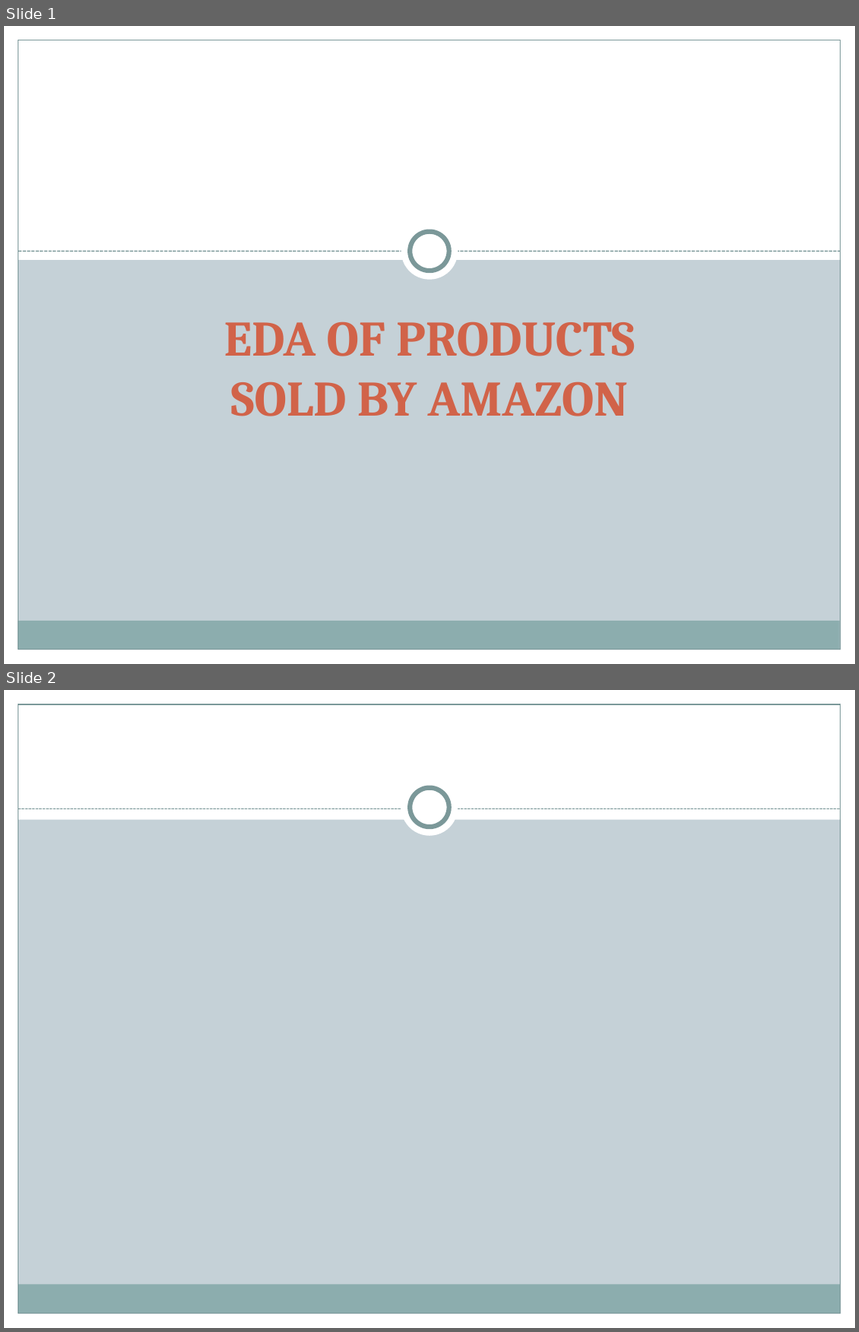
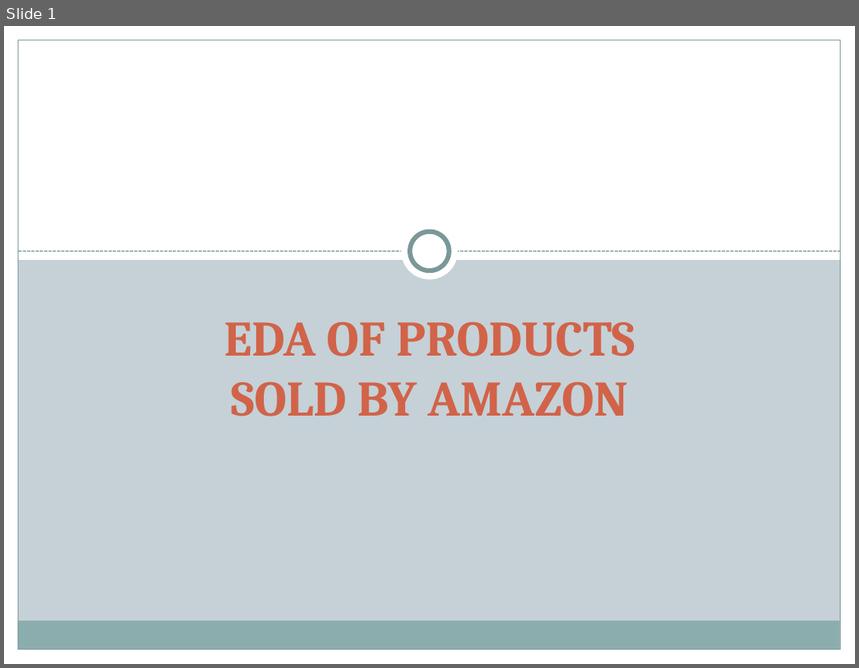
Before and after one commit to AshaSharmaGitHub/CDF-Project, a slide deck: Project-PPT.pptx. Shown one above the other, each under a label of ours: slides 1 and 2 before the commit, slide 1 after it. The pictures are 859x1332 and 859x668 pixels, drawn with LibreOffice and Linux fonts; fonts in the diff are those of the drawing. Boxes give left, top, right and bottom in pixels: in the first picture for what was removed or moved away, otherwise in the second. Text is boxed around its words. In the diff, an @@ line names an element or a change of style, - is before the commit and + after.

```diff
--- a/Project-PPT.pptx
+++ b/Project-PPT.pptx
@@ slide 2 removed at (4,690,855,1328), background #C5D1D7; not listed: 5 template elements that a slide beside it also shows @@
@@ rectangle removed at (4,690,855,819) @@
@@ ellipse removed at (401,780,458,837) @@
@@ ellipse removed at (410,788,449,827) @@
@@ line removed from (18, 809) to (841, 809) @@
```
Also in this commit, not shown: 6 slides added.
